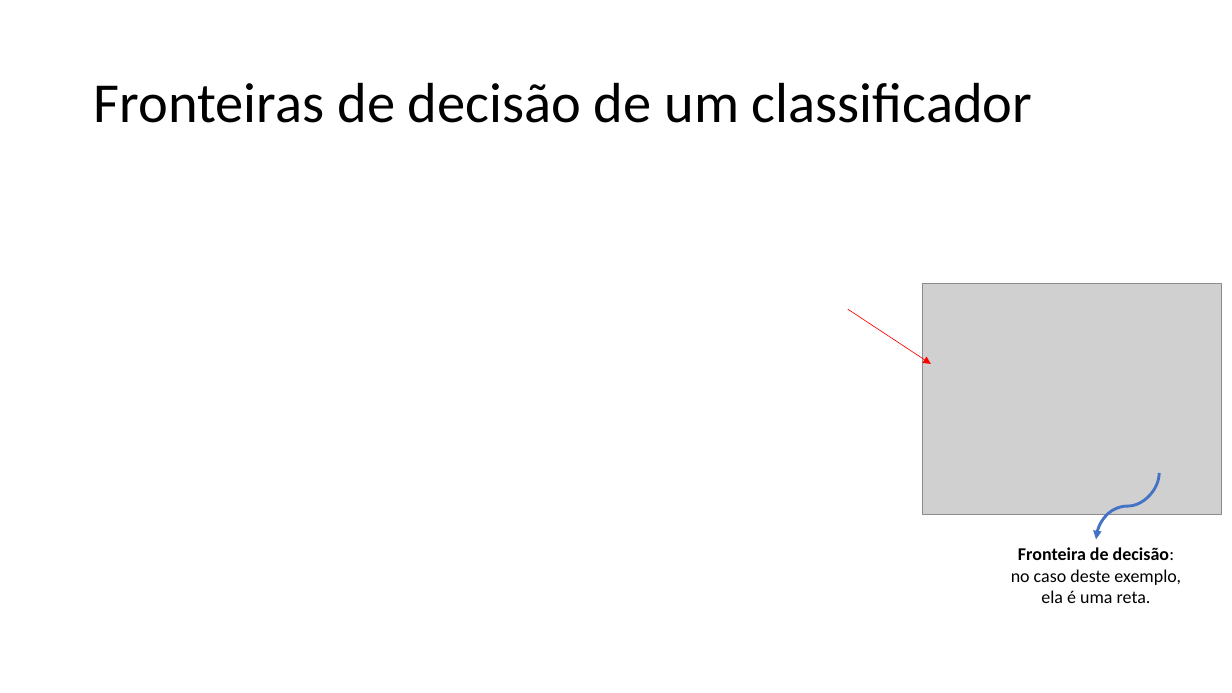
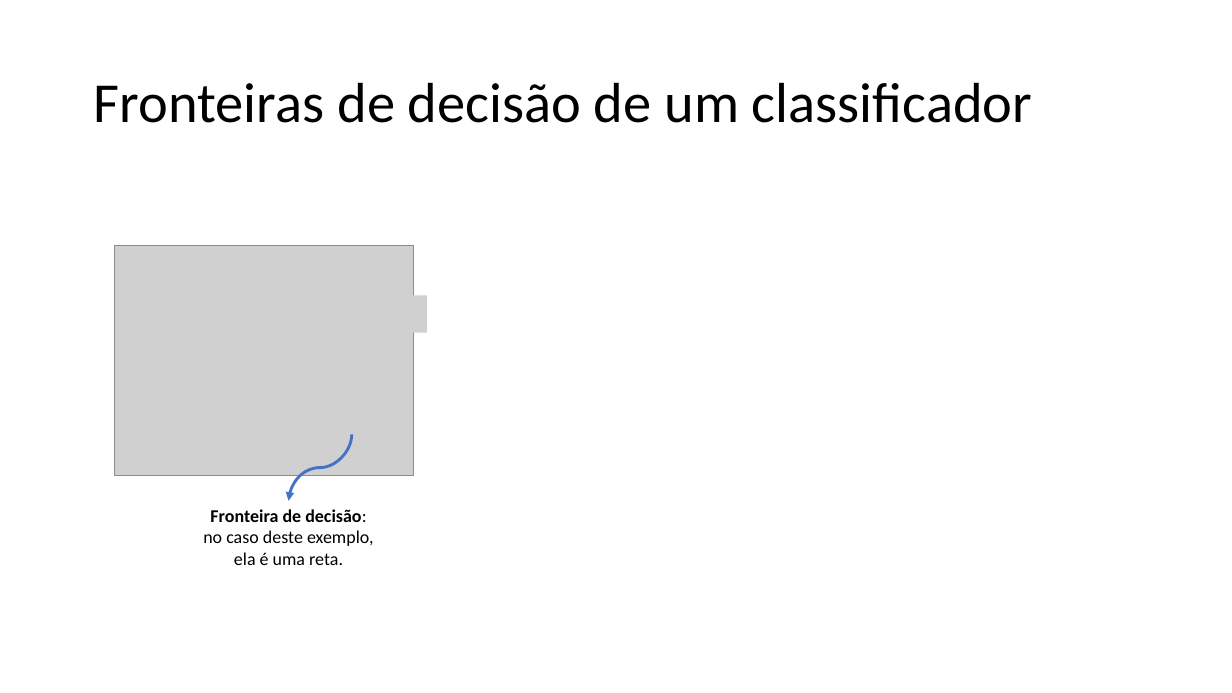
Before and after one commit to zz4fap/t320_aprendizado_de_maquina, a slide deck: slide 15 of slides/T320_Classificação (Parte I).pptx. Drawn at 1232x693 pixels with LibreOffice and Linux fonts; fonts in the diff are those of the drawing; grey boxes stand for pictures. Boxes give left, top, right and bottom in pixels: in the first picture for what was removed or moved away, otherwise in the second. Text is boxed around its words. In the diff, an @@ line names an element or a change of style, - is before the commit and + after.

```diff
--- a/slides/T320_Classificação (Parte I).pptx
+++ b/slides/T320_Classificação (Parte I).pptx
@@ picture moved from (x1=922, y1=284, x2=1222, y2=514) to (x1=115, y1=245, x2=414, y2=475) @@
@@ picture added at (x1=342, y1=296, x2=427, y2=333) @@
@@ arrow removed from (848, 310) to (931, 364) @@
@@ picture removed at (x1=1111, y1=313, x2=1193, y2=350) @@
@@ curved arrow moved from (1160, 473) - (1096, 540) to (352, 434) - (288, 501) @@
@@ text "Fronteira de decisão: no caso ..." moved from (x1=1011, y1=547, x2=1181, y2=603) to (x1=203, y1=509, x2=374, y2=565) @@
```
Also in this commit, not shown: 6 other slides changed, 4 slides added, 3 other files.
